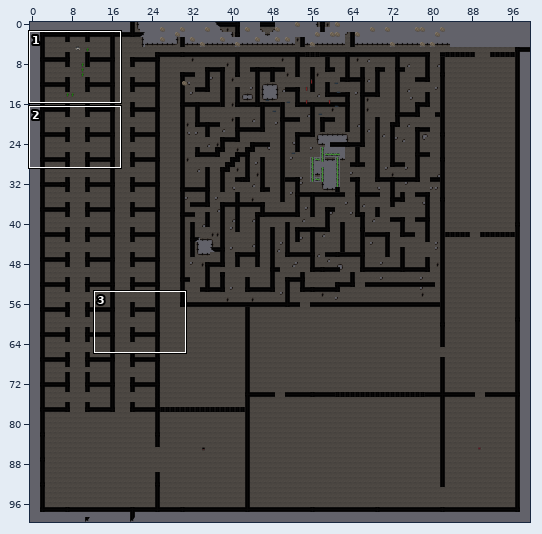
An edit to a level. Tiled map (JSON), public/maps/s_karteship.tmj. The picture above shows the old version from afar; the outline marks the close-up.
Close-up. The starting point:
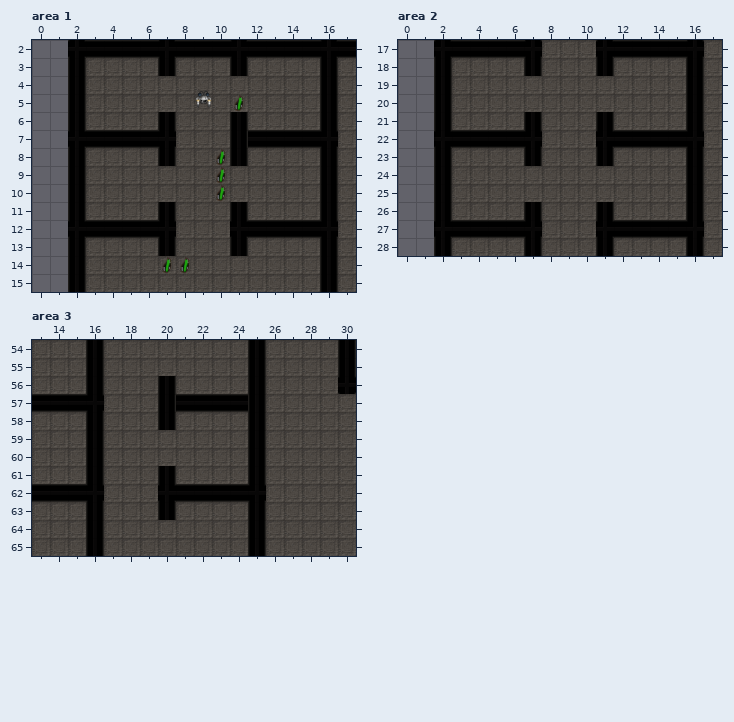
Cells are 32x32 px. Shown: area 1 x 0..17, y 2..15; area 2 x 0..17, y 17..28; area 3 x 13..30, y 54..65. The commit also changed other parts of the map, which this record leaves out.
After:
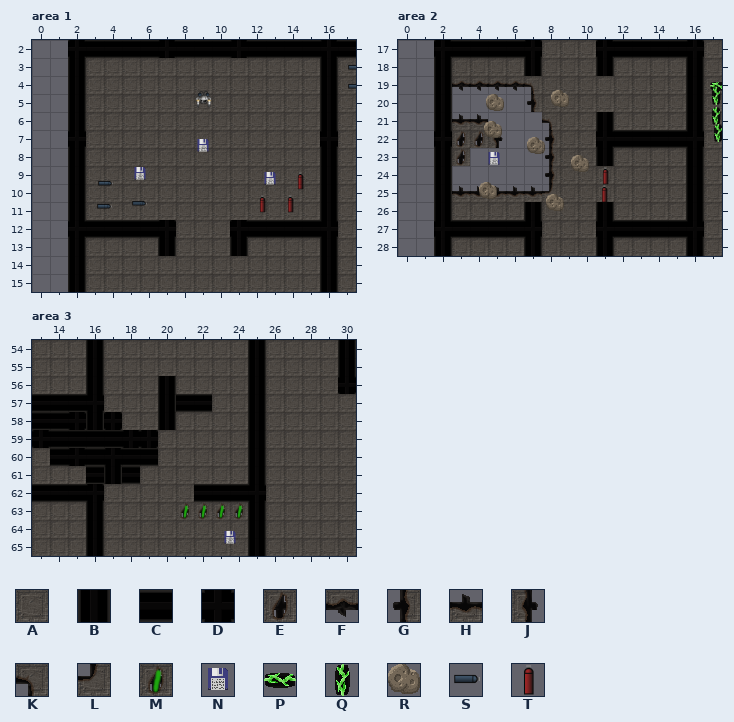
Key: from "ship": A 0, B 1, C 2, D 3, E 4, F 5, G 6, H 7, J 8, K 10, L 11, M 17, N 56, P 57, Q 58, R 59, S 61, T 62.
_ is an empty cell, . an unchanged one.
Objects are placed by their top-left corner, in cells (3,4 is the top-left corner of cell 3,4); size is 1x1 cell unless given.
Changes in this commit:
--- layer "Tile Layer 1", area 1
@@ x 7..11 @@
- 3 B...B
+ 3 A...A
@@ x 3..15 @@
- 5 ........M....
- 6 ....B...B....
- 7 CCCCD...BCCCC
- 8 ....B..MB....
- 9 .......M.....
-10 .......M.....
-11 ....B...B....
+ 5 ........A....
+ 6 ....A...A....
+ 7 AAAAA...AAAAA
+ 8 ....A..AA....
+ 9 .......A.....
+10 .......A.....
+11 ....A...A....
@@ x 7..8 @@
-14 MM
+14 AA
--- layer "Object Layer 1", area 1
+S at 17.4,3
+S at 17.5,4.1
+N at 9,7.4
+N at 5.5,9
+N at 12.7,9.2
+T at 14.4,9.3
+S at 3.5,9.5
+T at 12.3,10.6
+S at 5.5,10.6
+T at 13.8,10.6
+S at 3.5,10.8
--- layer "Tile Layer 1", area 2
@@ x 3..8 @@
-19 AAAAA.
-20 AAAAA.
-21 AAAABA
-22 CCCCDA
-23 AAAABA
-24 AAAAAA
-25 AAAAAA
+19 FFFFK.
+20 ____G.
+21 HH___K
+22 EEJ__G
+23 E____G
+24 _____G
+25 HHHHHL
--- layer "Object Layer 1", area 2
+P at 17.3,19
+Q at 17.2,19.6
+R at 8.5,19.8
+R at 4.9,20
+Q at 17.2,20.7
+R at 4.8,21.5
+Q at 17.3,21.7
+R at 7.2,22.4
+N at 4.8,23.1
+R at 9.6,23.4
+T at 11,24
+R at 4.5,24.9
+T at 11,25
+R at 8.2,25.5
--- layer "Tile Layer 1", area 3
@@ x 13..24 @@
-57 ..........CC
-58 AAA.A.......
-59 AAABAAA.....
-60 .AABAAA.....
-61 ...BAA.B....
-62 .......DC...
-63 .......BAAAA
+57 ..........AA
+58 CCD.D.......
+59 DCCCCDD.....
+60 .CDCDCC.....
+61 ...CBC.A....
+62 .......AA...
+63 .......AMMMM
--- layer "Object Layer 1", area 3
+N at 23.5,64.5
